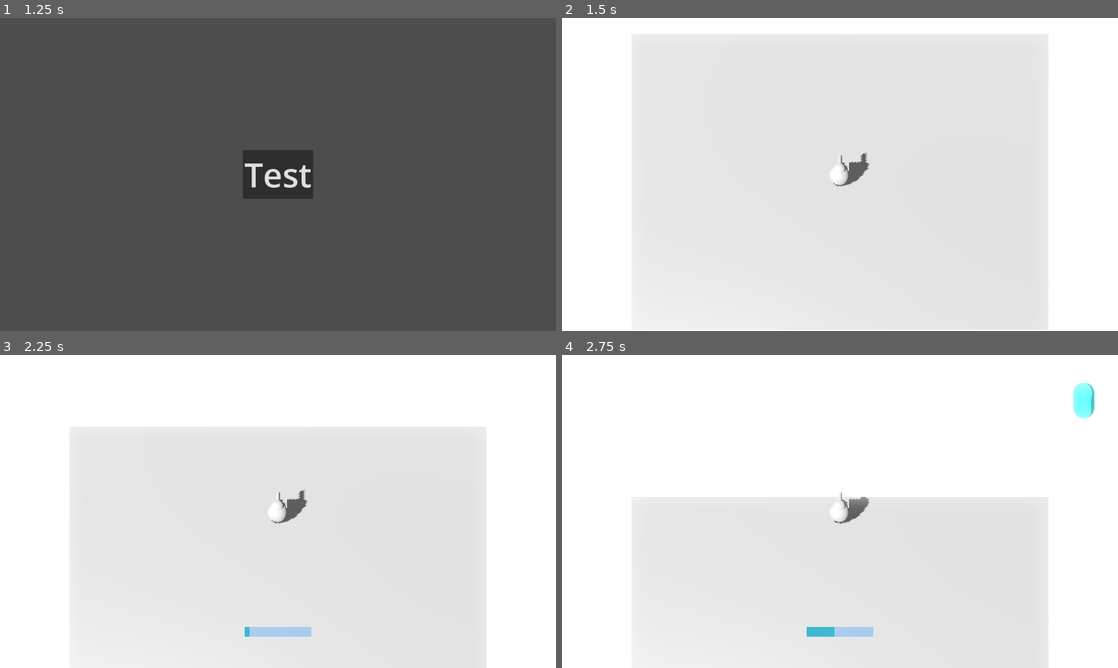
Above: before the commit, frames 1-4 (two rows, left to right).
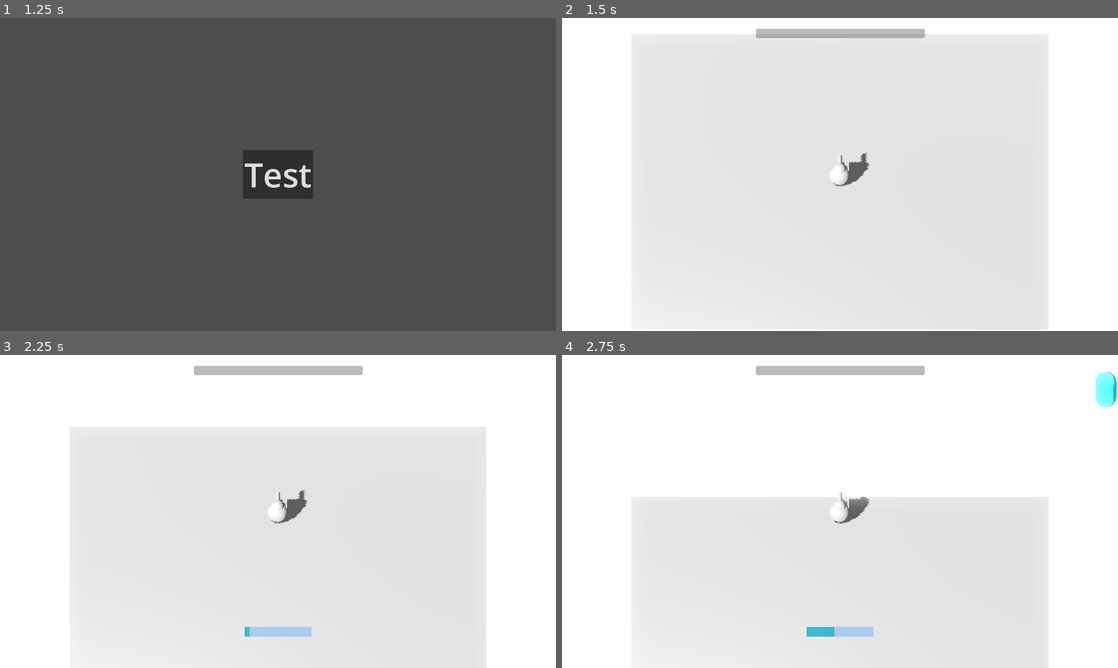
Above: after the commit, the same moments.

Repository: runeteamop/Teamop-Godot-Game
Game: Godot game, scene res://bin/main.tscn
Same seed, same stepped clock (60 frames per second), same inputs: the game is played once before the commit and once after it.
Inputs (mouse positions are in pixels of both pictures, inside the frame that each line leads up to):
- Up to frame 1 (1.25 s): click "Start" at 0.5 s
- Up to frame 2 (1.5 s): click "Test" at 1.25 s
- Up to frame 3 (2.25 s): tap Enter (ui_accept) at 2 s; move the mouse to (250, 574) at 2.02 s; hold W (Up) from 2.03 s (still down); tap Space (Dash) at 2.1 s
- Up to frame 4 (2.75 s): keep holding W (Up); tap Enter (ui_accept) at 2.27 s

Frame 1 is identical in both runs. In frame 2, 0.9% of the frame differs, in the area x 34-66%, y 3-7%; in frame 3, 0.9%; in frame 4, 1.7%, in the area x 34-100%, y 3-21%.
Error after the commit: Parse Error: Could not find type "Xp" in the current scope. (res://bin/entities/enemy.gd:13)

Commit message:
added xp that rotates and can be collected and adds to a xp bar

Diff:
--- a/bin/autoload/load_scene.gd
+++ b/bin/autoload/load_scene.gd
@@ -5,3 +5,4 @@
 const sub_menu: String = "uid://x3oqfrahoprv"
 const runes_test: String = "uid://c46py3q0yqh4y"
 const enemy: String = "uid://bm3vdrvcbmk47"
+const xp: String = "uid://dwl5myvwc5q43"
--- a/bin/entities/bullet.gd
+++ b/bin/entities/bullet.gd
@@ -8,7 +8,6 @@
 
 func _on_area_entered(area: Area3D) -> void:
 	if area is Enemy:
-		print("hey")
 		area._hit()
 		queue_free()
 
--- a/bin/entities/enemy.gd
+++ b/bin/entities/enemy.gd
@@ -1,6 +1,8 @@
 class_name Enemy extends Area3D
 
 const SPEED = 3
+
+var xp_scene: PackedScene = load(LOAD_SCENE.xp)
 
 func _physics_process(delta: float) -> void:
 	if Player.instance:
@@ -8,4 +10,7 @@
 		global_transform.origin -= transform.basis.z.normalized() * SPEED * delta
 
 func _hit() -> void:
+	var xp: Xp = xp_scene.instantiate()
+	xp.position = position
+	add_sibling(xp)
 	queue_free()
--- a/bin/entities/player.gd
+++ b/bin/entities/player.gd
@@ -10,11 +10,12 @@
 var speed: float = 5.0
 var can_dash: bool = true
 
-@onready var dash_cooldown: Timer = $"Dash Cooldown"
+@onready var dash_cooldown: Timer = $"Dash cooldown timer"
 @onready var turret: Marker3D = $Turret
 @onready var camera := $Camera
 @onready var body: MeshInstance3D = $Body
-@onready var dash_progressbar: ProgressBar = $ProgressBar
+@onready var dash_progressbar: ProgressBar = $"Dash cooldown bar"
+@onready var xp_bar: ProgressBar = $"Xp bar"
 @onready var turret_cannon: Node3D = $"Turret/Cannon/Cannon End"
 
 @onready var target_plane = Plane(Vector3(0, 1, 0), position.y)
@@ -83,6 +84,10 @@
 
 		add_sibling(bullet)
 
+func _xp_collected() -> void:
+	print("brah")
+	xp_bar.value += 1
+
 func _mouse_pos_on_plane():
 	var mouse_pos = get_viewport().get_mouse_position()
 	var from = camera.project_ray_origin(mouse_pos)
@@ -98,7 +103,6 @@
 
 	turret.global_transform.basis = turret.global_transform.basis.slerp(target_trans.basis, rotation_speed * delta)
 
-
 func _on_dash_cooldown_timeout() -> void:
 	dash_progressbar.hide()
 	can_dash = true
--- a/bin/entities/player.tscn
+++ b/bin/entities/player.tscn
@@ -15,6 +15,9 @@
 
 [sub_resource type="StyleBoxFlat" id="StyleBoxFlat_ntdrc"]
 bg_color = Color(0, 0.6784314, 0.7372549, 0.627451)
+
+[sub_resource type="StyleBoxFlat" id="StyleBoxFlat_hnn3t"]
+bg_color = Color(0.5137255, 1, 0, 0.81960785)
 
 [node name="Player" type="CharacterBody3D" unique_id=982876763]
 script = ExtResource("1_g2els")
@@ -37,13 +40,10 @@
 transform = Transform3D(0.9, 0, 0, 0, 0.2, 0, 0, 0, 0.5, 0, 0.24928802, -0.22423303)
 mesh = SubResource("BoxMesh_dqkch")
 
-[node name="Reload Cooldown" type="Timer" parent="." unique_id=1977409208]
-autostart = true
-
-[node name="Dash Cooldown" type="Timer" parent="." unique_id=816314229]
+[node name="Dash cooldown timer" type="Timer" parent="." unique_id=816314229]
 one_shot = true
 
-[node name="ProgressBar" type="ProgressBar" parent="." unique_id=387691862]
+[node name="Dash cooldown bar" type="ProgressBar" parent="." unique_id=387691862]
 visible = false
 anchors_preset = -1
 anchor_left = 0.4396875
@@ -60,4 +60,17 @@
 show_percentage = false
 metadata/_edit_use_anchors_ = true
 
-[connection signal="timeout" from="Dash Cooldown" to="." method="_on_dash_cooldown_timeout"]
+[node name="Xp bar" type="ProgressBar" parent="." unique_id=344437732]
+anchors_preset = 5
+anchor_left = 0.5
+anchor_right = 0.5
+offset_left = -242.0
+offset_top = 31.0
+offset_right = 244.0
+offset_bottom = 58.0
+grow_horizontal = 2
+theme_override_styles/fill = SubResource("StyleBoxFlat_hnn3t")
+max_value = 50.0
+show_percentage = false
+
+[connection signal="timeout" from="Dash cooldown timer" to="." method="_on_dash_cooldown_timeout"]
